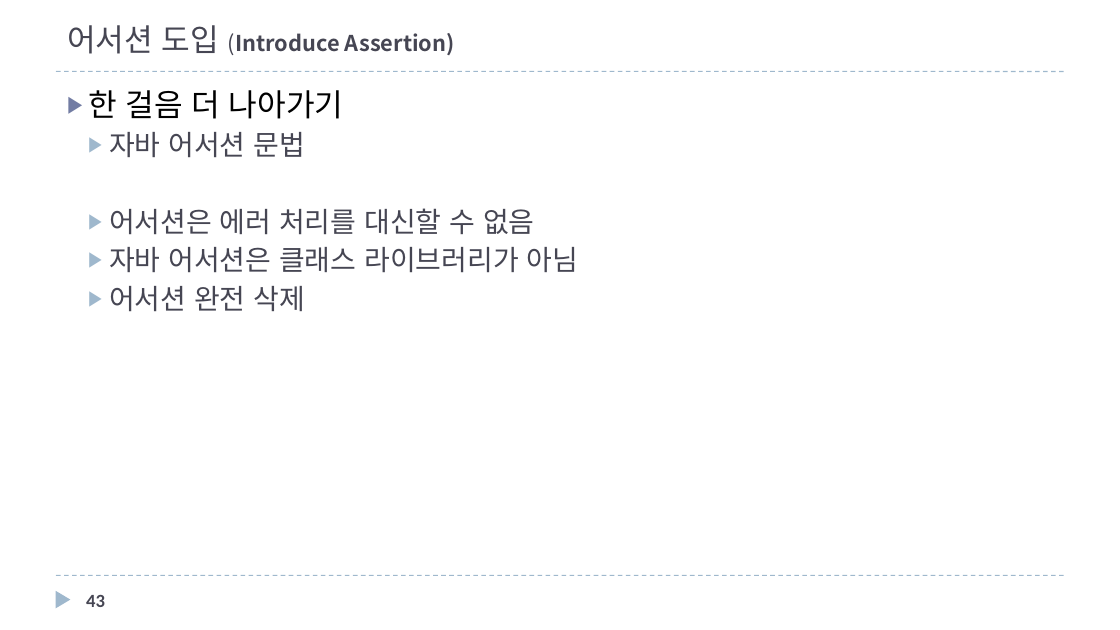
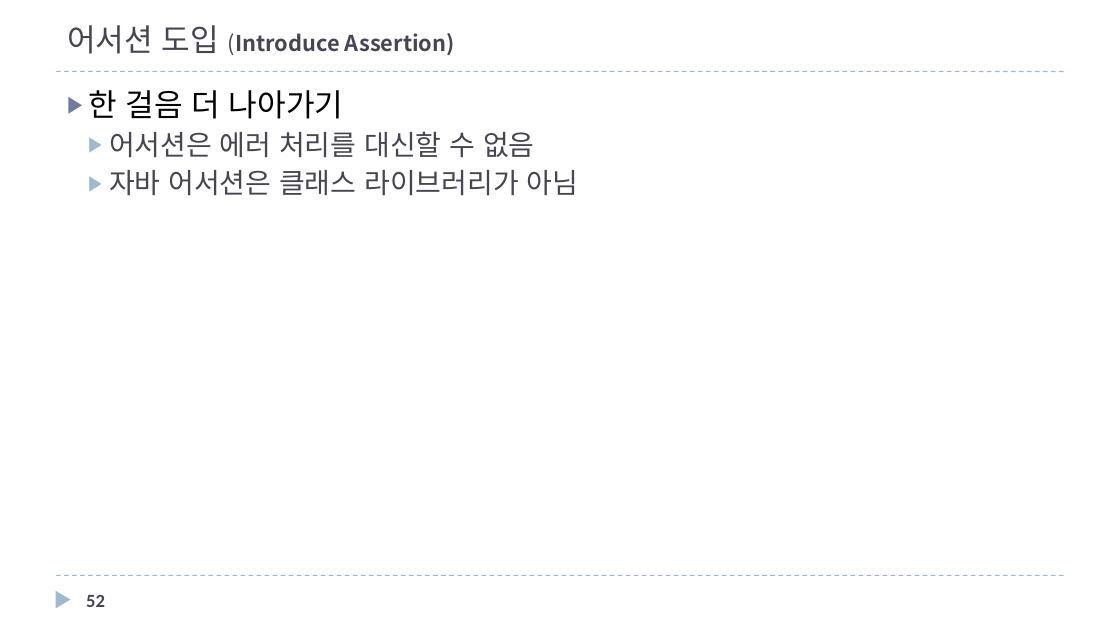
Before and after one commit to mkgungor/refactoring_java, a slide deck: slide 52 of ppt/자바로 배우는 리팩토링 입문.pptx (slide 43 before the commit). Drawn at 1120x630 pixels with LibreOffice and Linux fonts; fonts in the diff are those of the drawing. Boxes give left, top, right and bottom in pixels: in the first picture for what was removed or moved away, otherwise in the second. Text is boxed around its words. In the diff, an @@ line names an element or a change of style, - is before the commit and + after.

```diff
--- a/ppt/자바로 배우는 리팩토링 입문.pptx
+++ b/ppt/자바로 배우는 리팩토링 입문.pptx
@@ text at box(109, 132, 305, 157): paragraph removed @@
-  ▶ 자바 어서션 문법
@@ text at box(109, 286, 305, 311): paragraph removed @@
-  ▶ 어서션 완전 삭제
@@ page number at box(86, 595, 105, 607): text changed @@
-43
+52
```
Also in this commit, not shown: 6 other slides changed, 10 slides added, 1 slide removed, 5 other files.
